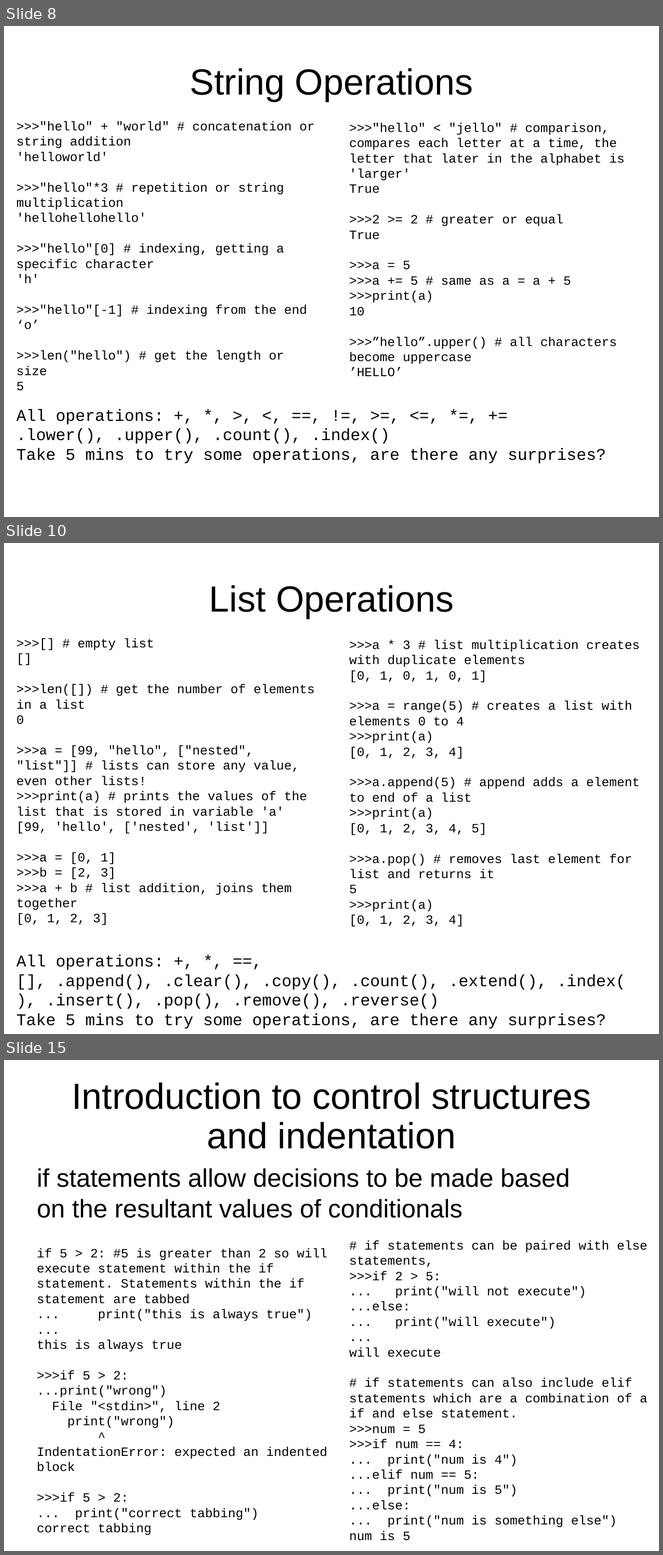
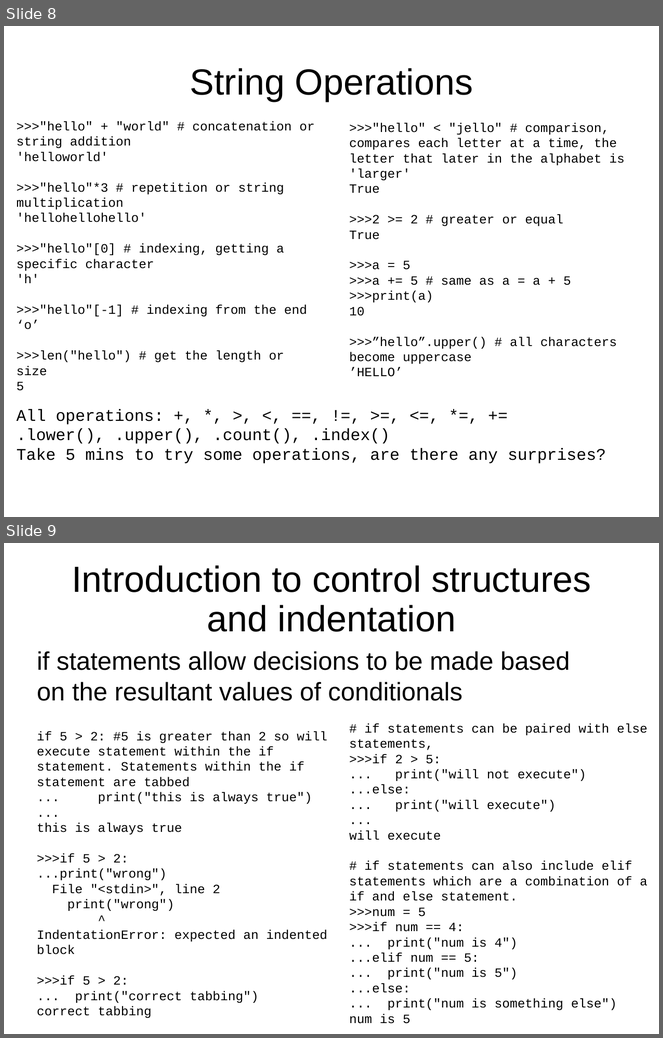
Before and after one commit to jyesselm/Chem991E, a slide deck: 01_introduction_to_python_part_i/slides.pptx. Shown one above the other, each under a label of ours: slides 8, 10 and 15 before the commit, slides 8 and 9 after it; the slides between them are not shown. The pictures are 663x1555 and 663x1038 pixels, drawn with LibreOffice and Linux fonts; fonts in the diff are those of the drawing. Boxes give left, top, right and bottom in pixels: in the first picture for what was removed or moved away, otherwise in the second. Text is boxed around its words. In the diff, an @@ line names an element or a change of style, - is before the commit and + after.

```diff
--- a/01_introduction_to_python_part_i/slides.pptx
+++ b/01_introduction_to_python_part_i/slides.pptx
@@ slide 10 removed at (4, 543, 659, 1034), background #FFFFFF @@
@@ title removed at (209, 585, 454, 618) @@
-List Operations
@@ text removed at (16, 638, 315, 925) @@
->>>[] # empty list
-[]
->>>len([]) # get the number of elements in a list
-0
->>>a = [99, "hello", ["nested", "list"]] # lists can store any value, even other lists!
->>>print(a) # prints the values of the list that is stored in variable 'a'
-[99, 'hello', ['nested', 'list']]
->>>a = [0, 1]
->>>b = [2, 3]
->>>a + b # list addition, joins them together
-[0, 1, 2, 3]
@@ text removed at (349, 640, 640, 927) @@
->>>a * 3 # list multiplication creates with duplicate elements
-[0, 1, 0, 1, 0, 1]
->>>a = range(5) # creates a list with elements 0 to 4
->>>print(a)
-[0, 1, 2, 3, 4]
->>>a.append(5) # append adds a element to end of a list
->>>print(a)
-[0, 1, 2, 3, 4, 5]
->>>a.pop() # removes last element for list and returns it
-5
->>>print(a)
-[0, 1, 2, 3, 4]
@@ text removed at (16, 955, 626, 1029) @@
-All operations: +, *, ==, [], .append(), .clear(), .copy(), .count(), .extend(), .index(), .insert(), .pop(), .remove(), .reverse()
-Take 5 mins to try some operations, are there any surprises?
@@ what was slide 15 is now slide 9 @@
```
Also in this commit, not shown: 5 other slides removed, 3 other files.
